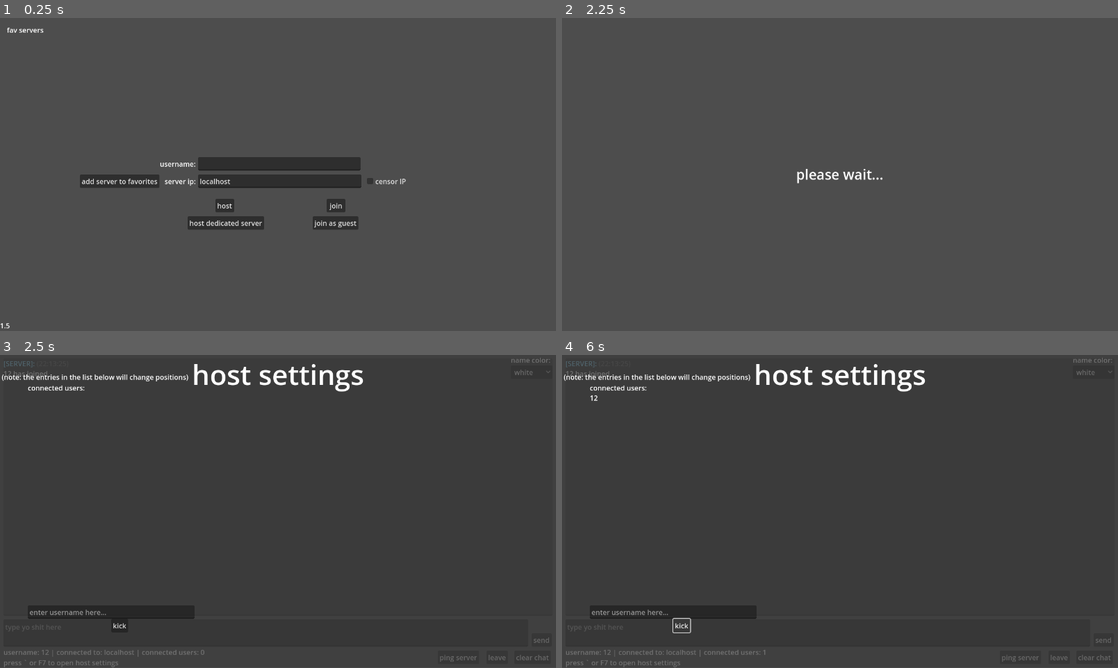
Above: before the commit, frames 1-4 (two rows, left to right).
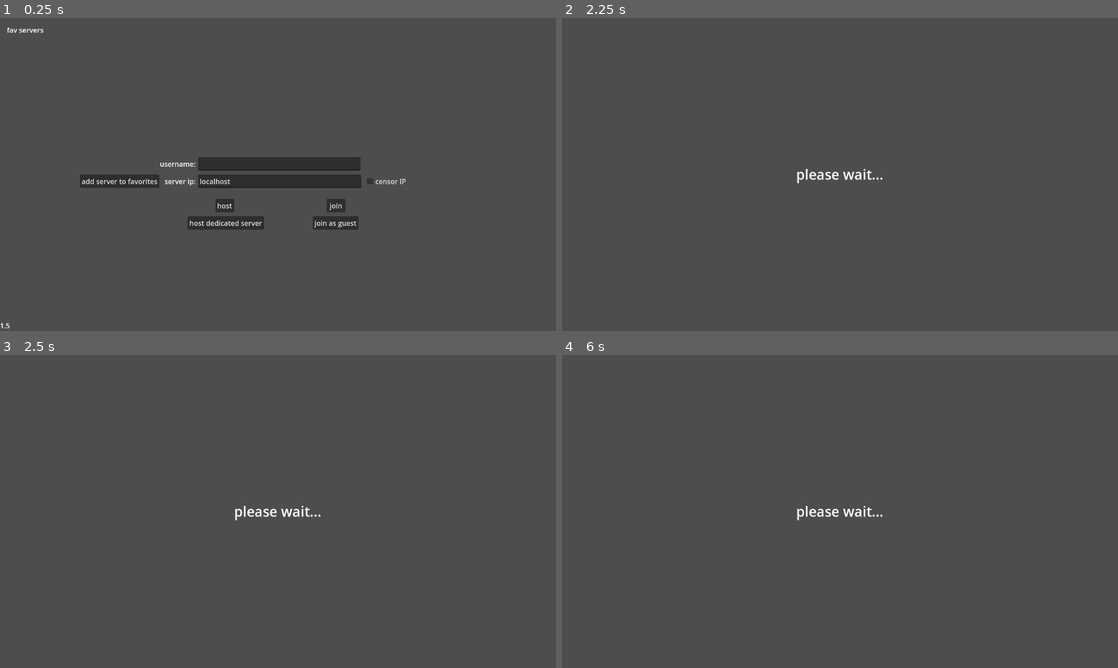
Above: after the commit, the same moments.

Repository: CyanActSus420/pisscord
Game: Godot game, scene res://main.tscn
Same seed, same stepped clock (60 frames per second), same inputs: the game is played once before the commit and once after it.
Inputs (mouse positions are in pixels of both pictures, inside the frame that each line leads up to):
- Up to frame 1 (0.25 s): no input
- Up to frame 2 (2.25 s): click (840, 165) at 0.52 s; type "12" at 0.6 s; click "host" at 1.25 s; tap Enter (send) at 2 s; tap ` (host) at 2.1 s
- Up to frame 3 (2.5 s): no input
- Up to frame 4 (6 s): click (1095, 370) at 2.75 s, where only the run before the commit has a clickable "white"; click (1056, 658) at 3.5 s, where only the run before the commit has a clickable "leave"; click (1101, 639) at 4.25 s, where only the run before the commit has a clickable "send"; click (1095, 658) at 5 s, where only the run before the commit has a clickable "clear chat"; click (684, 624) at 5.75 s, where only the run before the commit has a clickable "kick"

Frames 1-2 are identical in both runs. In frame 3, 3.2% of the frame differs, in the area x 0-99%, y 0-100%; in frame 4, 3.1%.
Error after the commit: Invalid call. Nonexistent function 'load_from_config' in base 'Node (SaveData.gd)'. (res://main.gd:36)

Commit message:
added name and color saving
The FitnessGram™ Pacer Test is a multistage aerobic capacity test that progressively gets more difficult as it continues. The 20 meter pacer test will begin in 30 seconds. Line up at the start. The running speed starts slowly, but gets faster each minute after you hear this signal. [beep] A single lap should be completed each time you hear this sound. [ding] Remember to run in a straight line, and run as long as possible. The second time you fail to complete a lap before the sound, your test is over. The test will begin on the word start. On your mark, get ready, start.

Diff:
--- /dev/null
+++ b/SaveData.gd
@@ -0,0 +1,18 @@
+extends Node
+
+var config = ConfigFile.new()
+
+var path = "user://fav_servers.cfg"
+
+func save_to_config(name_uwu: String, var_to_save):
+	config.set_value("file", name_uwu, var_to_save)
+	config.save(path)
+
+func load_from_config(name_uwu: String):
+	var file = config.load(path)
+
+	if file != OK:
+		push_warning("user://fav_servers.cfg doesnt exist or wasnt loaded properly")
+		return
+
+	return config.get_value("file", name_uwu)
--- /dev/null
+++ b/ServerData.gd
@@ -0,0 +1,25 @@
+extends Node
+
+var connectedUsers:int = 0
+
+var curIP:String
+var favIPs = []
+
+var connectedUsersString:String = ""
+var connectedUsersList:Array = []
+
+func _ready():
+	SaveData.load_from_config("list")
+
+func add_fav_server(serverip):
+	favIPs.append(serverip)
+	SaveData.save_to_config("list", favIPs)
+
+func remove_fav_server(serverip):
+	for i in favIPs.size():
+		if favIPs[i] == serverip:
+			print(i)
+			favIPs.remove_at(i)
+			SaveData.save_to_config("list", favIPs)
+			Global.fav_server_list.reload()
+			break
--- a/main.gd
+++ b/main.gd
@@ -12,6 +12,7 @@
 
 @onready var chat: Control = $chatShit/layer/chat
 @onready var username_color: OptionButton = $chatShit/layer/chat/usernameColor
+@onready var label_color: Label = $chatShit/layer/chat/usernameColor/Label
 @onready var messages: RichTextLabel = $chatShit/layer/chat/messages
 @onready var message = $chatShit/layer/chat/message
 @onready var send: Button = $chatShit/layer/chat/send
@@ -32,6 +33,18 @@
 
 	Global.server_ping_timer.timeout.connect(check_users)
 
+	if SaveData.load_from_config("color"):
+		LocalUserData.color = SaveData.load_from_config("color")
+	else:
+		SaveData.save_to_config("color", "white")
+
+	if not SaveData.load_from_config("name"):
+		SaveData.save_to_config("name", "The FitnessGram™ Pacer Test is a multistage aerobic capacity test that progressively gets more difficult as it continues. The 20 meter pacer test will begin in 30 seconds. Line up at the start. The running speed starts slowly, but gets faster each minute after you hear this signal. [beep] A single lap should be completed each time you hear this sound. [ding] Remember to run in a straight line, and run as long as possible. The second time you fail to complete a lap before the sound, your test is over. The test will begin on the word start. On your mark, get ready, start.")
+		# the shit above is funny, dont @ me
+		# i couldve put the whole vaporeon copypasta if i wanted, so be happy i only put the fitnessgram pacer test lmfao
+		# - remidu64
+
+
 	if LaunchArgs.server:
 		_on_host_2_pressed()
 
@@ -50,6 +63,7 @@
 
 	$chatShit/layer/chat/info2.visible = LocalUserData.host
 	ip_edit.secret = censor_ip.button_pressed
+	label_color.text = LocalUserData.color
 
 	TextFormatting.temp = []
 
@@ -150,8 +164,11 @@
 func joined(serverip:String):
 	host_join.hide()
 	wait.show()
-	if !LocalUserData.guest:
+	if !LocalUserData.guest and user_edit.text != "john roblox" and user_edit.text:
 		LocalUserData.username = user_edit.text
+		SaveData.save_to_config("name", user_edit.text)
+	elif !LocalUserData.guest:
+		LocalUserData.username = SaveData.load_from_config("name")
 	else:
 		LocalUserData.username = "Guest %s" % randi_range(0, 10000)
 	await get_tree().create_timer(1).timeout
@@ -162,12 +179,13 @@
 		if LocalUserData.username == "john roblox":
 			triggerError("this username is not allowed (don't ask.)")
 
+
 		LocalUserData.serverIP = serverip
 		LocalUserData.serverPort = int(ip_edit.text)
 		LocalUserData.connected = true
 		addUser()
 	else:
-		triggerError("please input an actual username")
+		triggerError("please put an actual username")
 
 func addUser(guests_allowed:bool = true):
 	rpc("message_rpc","[SERVER]",str(LocalUserData.username) + " has joined", "sky_blue")
@@ -201,6 +219,7 @@
 
 func _on_option_button_item_selected(index: int) -> void:
 	LocalUserData.color = username_color.get_item_text(index)
+	SaveData.save_to_config("color", LocalUserData.color)
 
 func _on_join_2_pressed() -> void:
 	if ip_edit.text != "":
@@ -218,7 +237,7 @@
 
 func _on_fav_pressed() -> void:
 	if ServerData.favIPs.size() == 9:
-		triggerError("cant add more servers to fav list (i gotta rewrite this shit FAST)")
+		triggerError("cant add more servers to fav list (i gotta rewrite this shit FAST)") # this shit aint never gon get rewrote lmfao
 		return
 	ServerData.add_fav_server(ip_edit.text)
 	$"host-join/censorIP/fav_server_list".reload()
